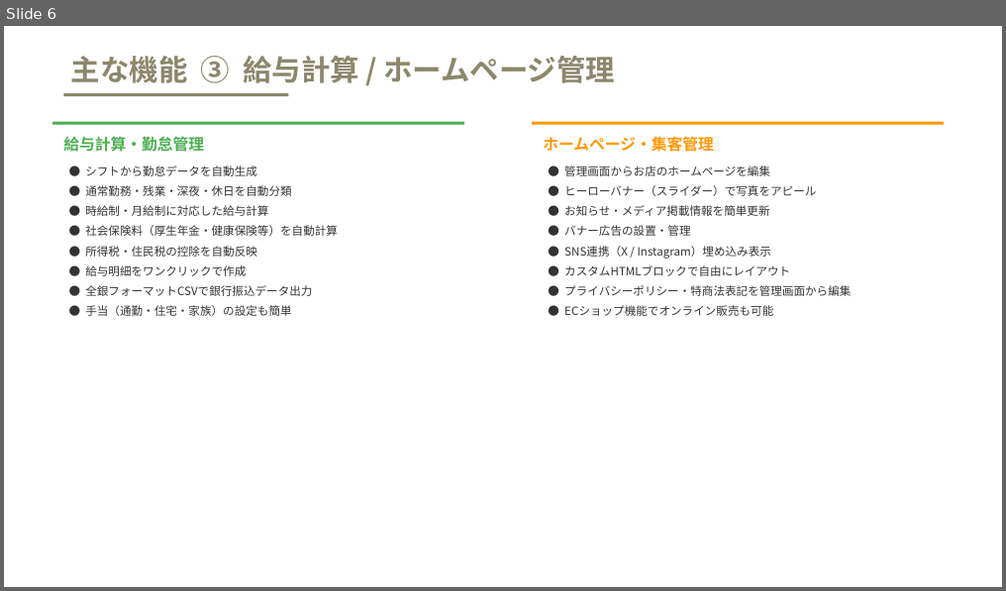
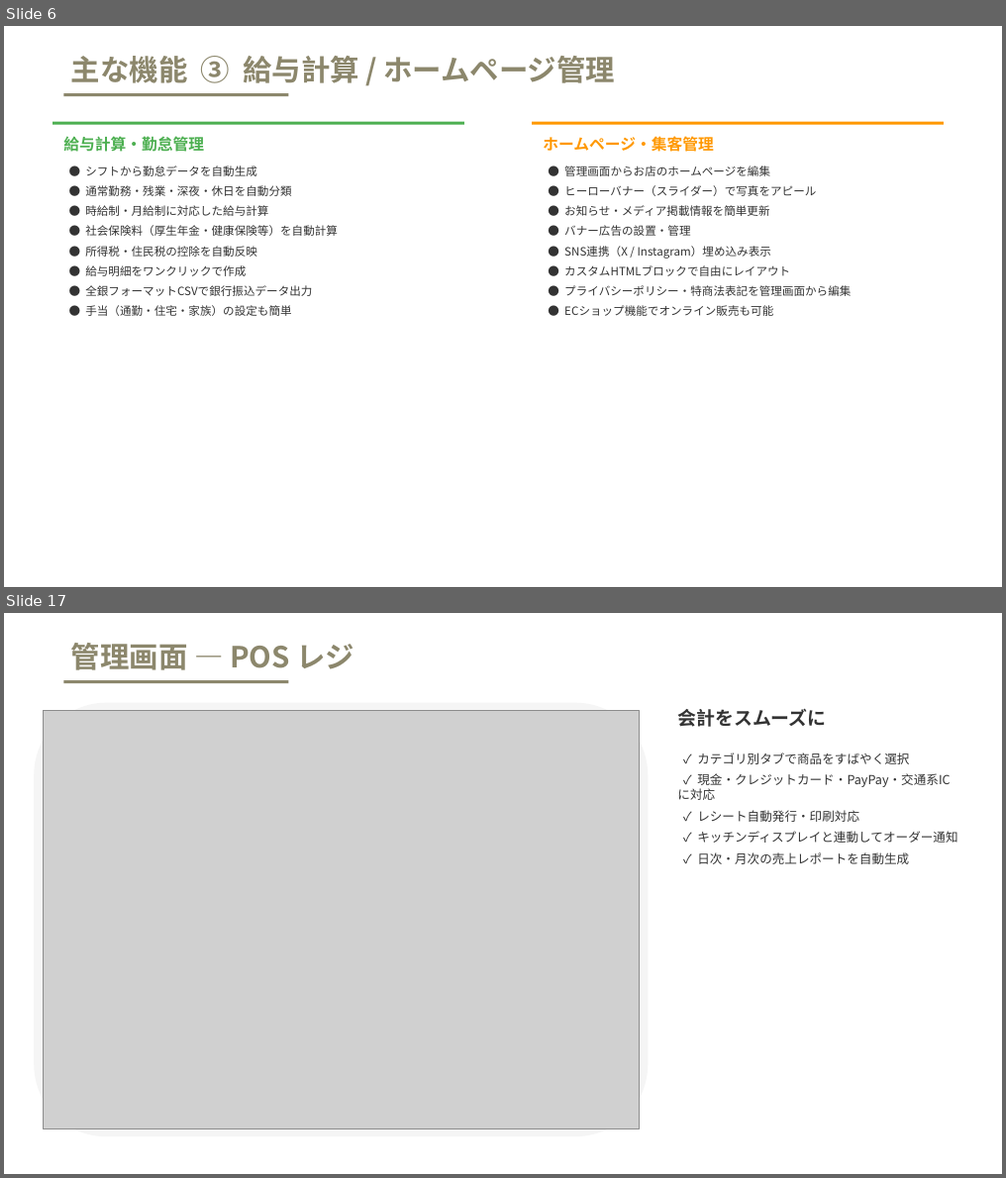
Before and after one commit to FUHI12342/NewFUHI, a slide deck: docs/TimeBaiBai_サービス紹介資料.pptx. Shown one above the other, each under a label of ours: slide 6 before the commit, slides 6 and 17 after it; the slides between them are not shown. The pictures are 1006x591 and 1006x1178 pixels, drawn with LibreOffice and Linux fonts; fonts in the diff are those of the drawing; grey boxes stand for pictures. Boxes give left, top, right and bottom in pixels: in the first picture for what was removed or moved away, otherwise in the second. Text is boxed around its words. In the diff, an @@ line names an element or a change of style, - is before the commit and + after.

Commit message:
feat: チャネル別売上分析API + キャストタブ動的ラベル + ドキュメント更新
- ChannelSalesAPIView: EC/POS/テーブル/予約チャネル別売上を集計
- SiteSettingsトグル連動でチャネル自動表示/非表示
- ダッシュボード「スタッフ」タブをSiteSettings.staff_labelで動的表示
- 積み上げ棒グラフ(日別/週別/月別切替)
- テスト11件追加(全通過)
- 営業資料・マニュアル・スクリーンショット更新

```diff
--- a/docs/TimeBaiBai_サービス紹介資料.pptx
+++ b/docs/TimeBaiBai_サービス紹介資料.pptx
@@ slide 17 added at (4, 613, 1002, 1174), background #FFFFFF @@
@@ text added at (71, 643, 354, 670), 28 pt, text #8C876C, bold @@
+管理画面 — POS レジ
@@ rectangle added at (63, 680, 288, 683), fill #8C876C @@
@@ rounded rectangle added at (34, 703, 648, 1137), fill #F5F5F5 @@
@@ picture added at (43, 710, 639, 1130) @@
@@ text added at (677, 708, 826, 727), 18 pt, text #333333, bold @@
+会計をスムーズに
@@ text added at (697, 753, 957, 864), 12 pt, text #333333 @@
+✓ カテゴリ別タブで商品をすばやく選択
+✓ 現金・クレジットカード・PayPay・交通系ICに対応
+✓ レシート自動発行・印刷対応
+✓ キッチンディスプレイと連動してオーダー通知
+✓ 日次・月次の売上レポートを自動生成
```
Also in this commit, not shown: 13 other slides added, 15 other files.
